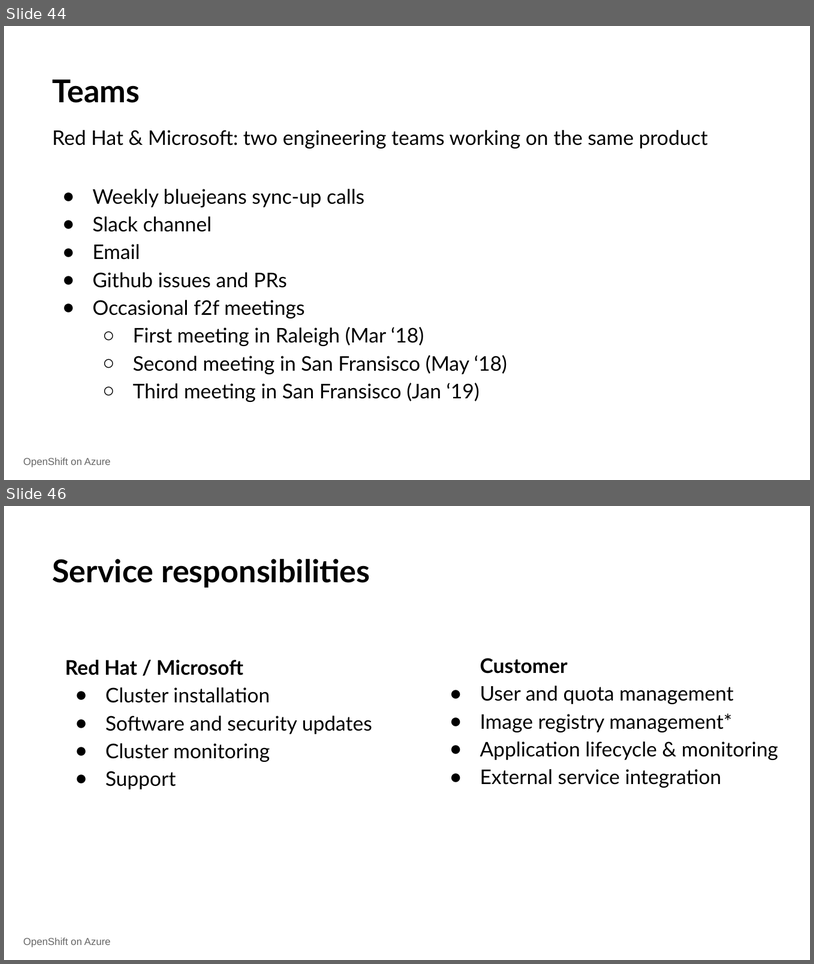
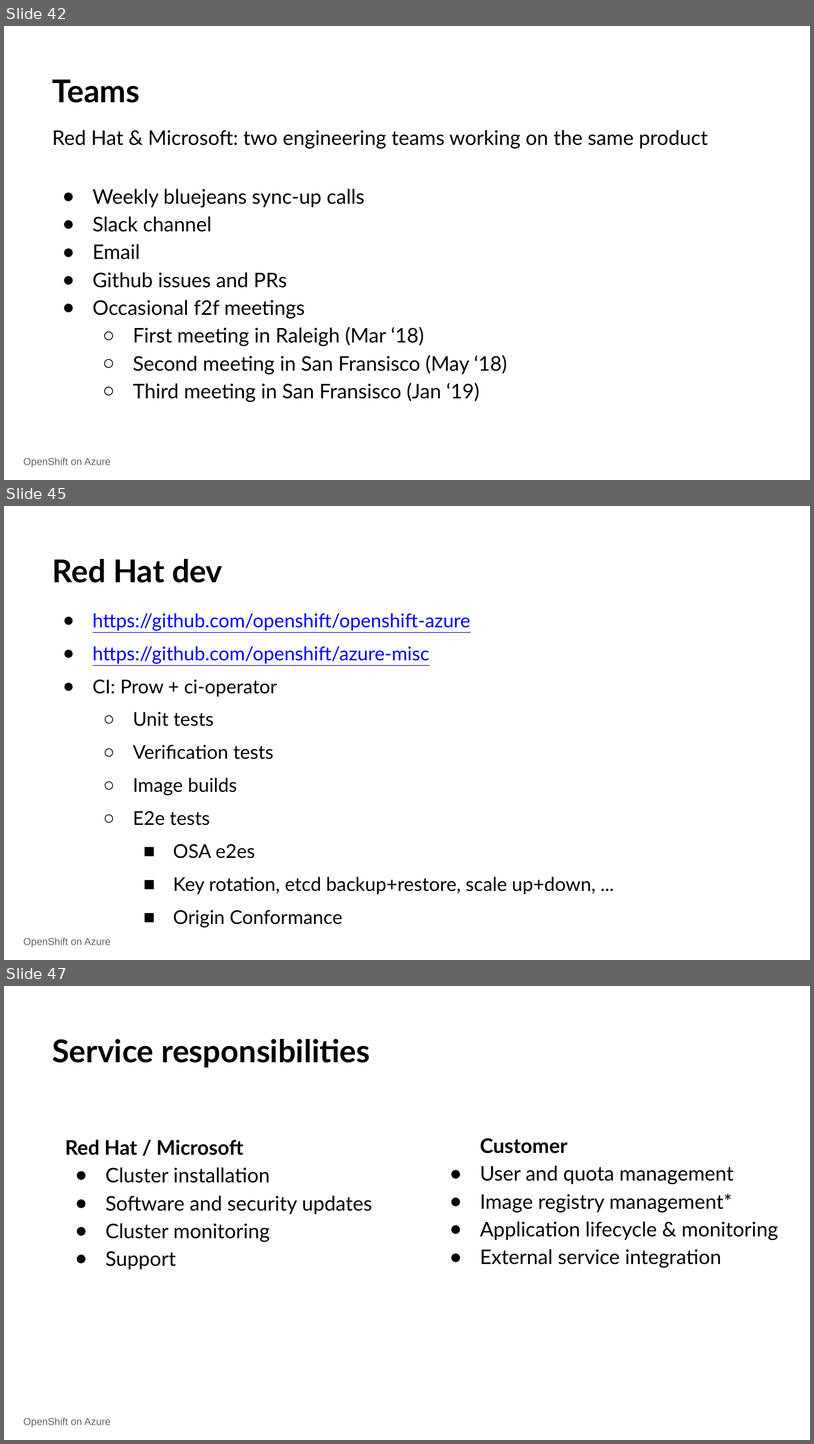
Before and after one commit to 0xmichalis/talks, a slide deck: 2019_brno_devconf/osa.odp. Shown one above the other, each under a label of ours: slides 44 and 46 before the commit, slides 42, 45 and 47 after it; the slides between them are not shown. The pictures are 814x964 and 814x1444 pixels, drawn with LibreOffice and Linux fonts; fonts in the diff are those of the drawing; background and template pictures are left out. Boxes give left, top, right and bottom in pixels: in the first picture for what was removed or moved away, otherwise in the second. Text is boxed around its words. In the diff, an @@ line names an element or a change of style, - is before the commit and + after.

```diff
--- a/2019_brno_devconf/osa.odp
+++ b/2019_brno_devconf/osa.odp
@@ slide 45 added at <box>4,506,810,960</box>, background picture (left out); not listed: 1 template element that a slide beside it also shows @@
@@ text added at <box>52,559,222,583</box>, 28 pt, text #000000, bold @@
+Red Hat dev
@@ text added at <box>93,613,596,894</box>, 17 pt, text #000000 @@
+● https://github.com/openshift/openshift-azure
+● https://github.com/openshift/azure-misc
+● CI: Prow + ci-operator
+  ○ Unit tests
+  ○ Verification tests
+  ○ Image builds
+  ○ E2e tests
+    ■ OSA e2es
+    ■ Key rotation, etcd backup+restore, scale up+down, ...
+    ■ Origin Conformance
@@ what was slide 44 is now slide 42 @@
@@ what was slide 46 is now slide 47 @@
```
Also in this commit, not shown: 4 slides changed, 2 other slides added, 2 slides removed.
